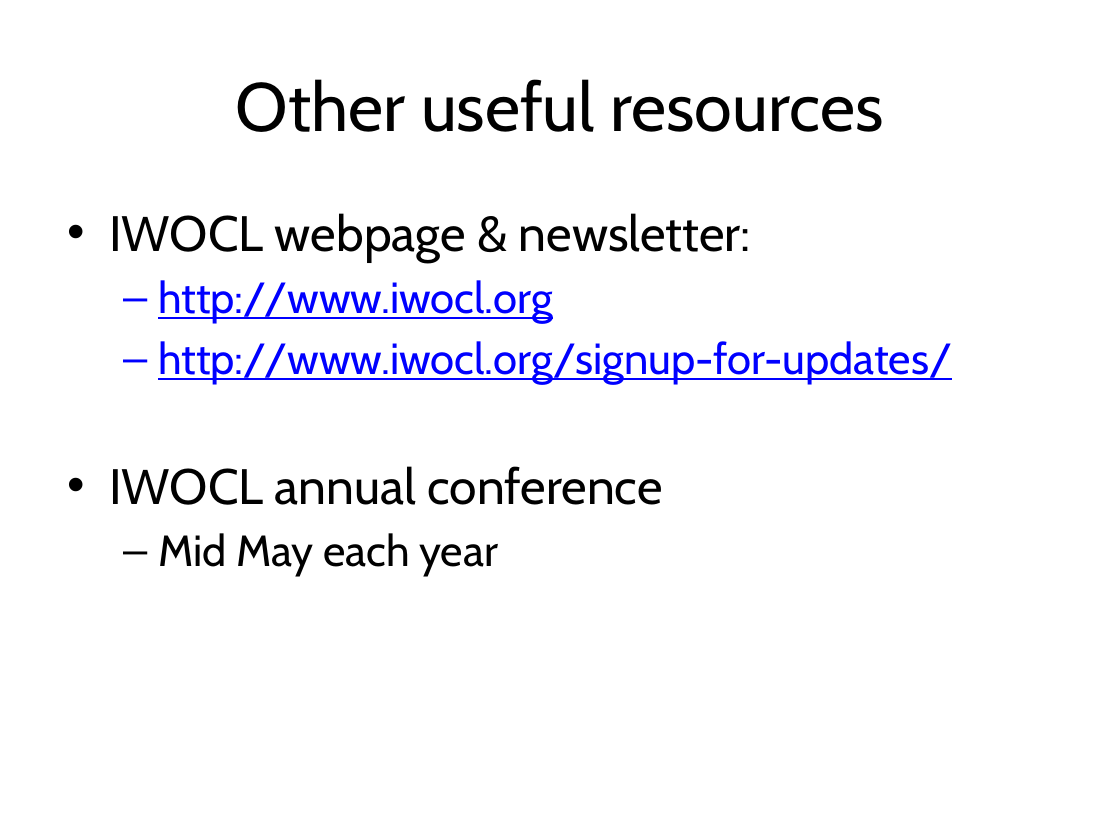
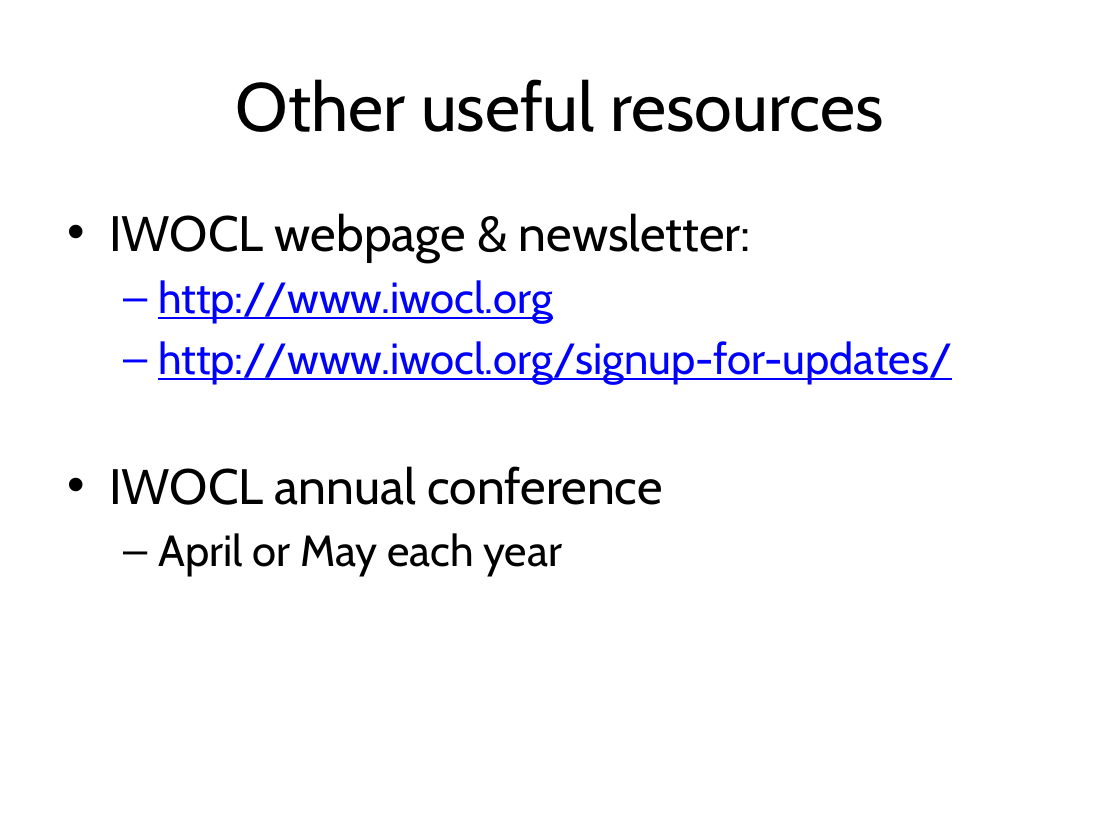
Before and after one commit to UoB-HPC/opencl-training-code, a slide deck: slide 13 of slides/advanced_outro.pptx. Drawn at 1120x840 pixels with LibreOffice and Linux fonts; fonts in the diff are those of the drawing. Boxes give left, top, right and bottom in pixels: in the first picture for what was removed or moved away, otherwise in the second. Text is boxed around its words. In the diff, an @@ line names an element or a change of style, - is before the commit and + after.

Commit message:
Updated outro for IWOCL 2016
Updated to OpenCL 2.1, SPIR-V, other relevant updates.

```diff
--- a/slides/advanced_outro.pptx
+++ b/slides/advanced_outro.pptx
@@ text at box(158, 533, 562, 576): text changed @@
-  – Mid May each year
+  – April or May each year
```
Also in this commit, not shown: 8 other slides changed, 1 slide added, 1 slide removed.
